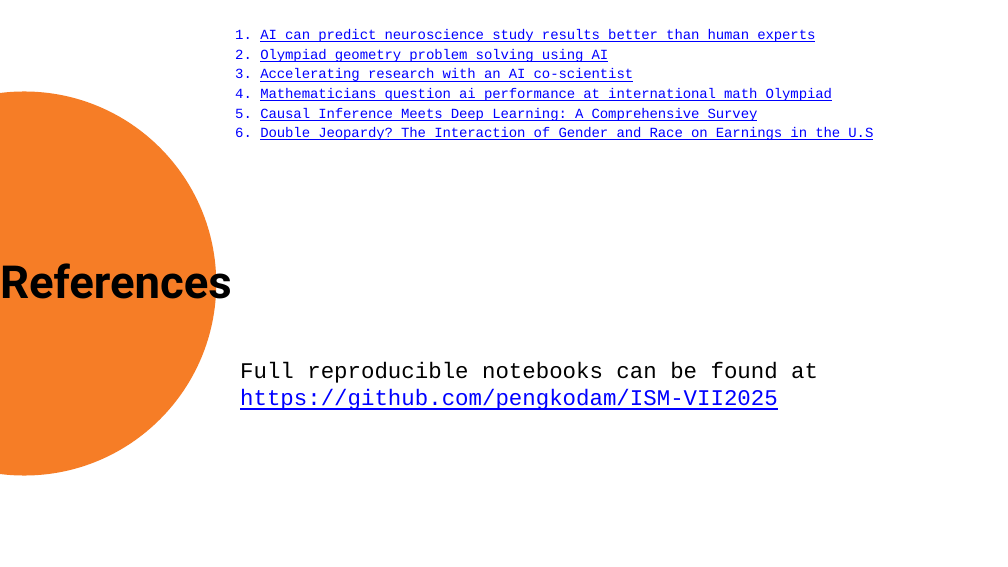
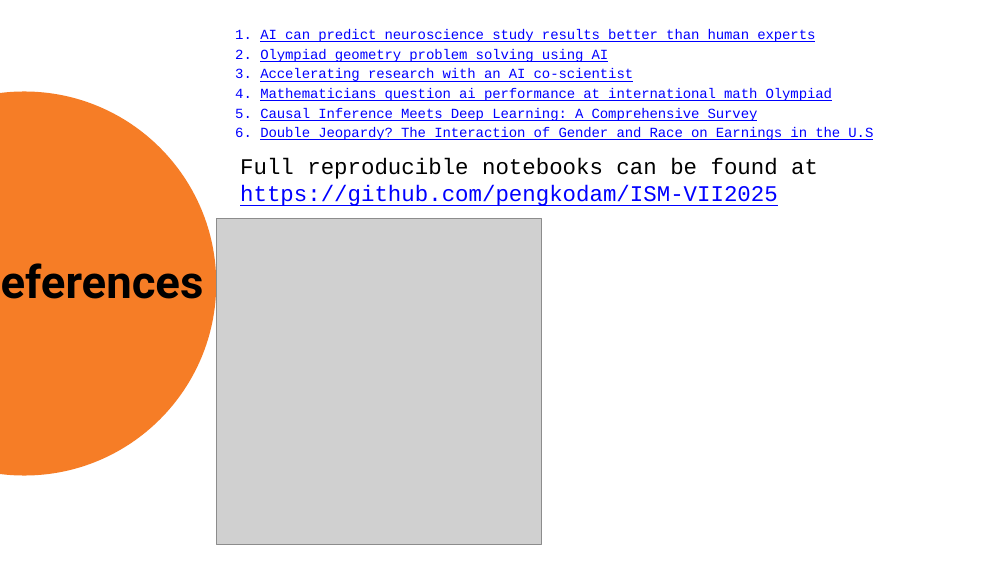
Before and after one commit to pengkodam/ISM-VII2025, a slide deck: slide 25 of ISM Plenary.pptx. Drawn at 1008x567 pixels with LibreOffice and Linux fonts; fonts in the diff are those of the drawing; grey boxes stand for pictures. Boxes give left, top, right and bottom in pixels: in the first picture for what was removed or moved away, otherwise in the second. Text is boxed around its words. In the diff, an @@ line names an element or a change of style, - is before the commit and + after.

Commit message:
update

```diff
--- a/ISM Plenary.pptx
+++ b/ISM Plenary.pptx
@@ text "Full reproducible notebooks can be ...": place and size @@
-text "Full reproducible notebooks can be ..." at (240,362,818,410)
+text "Full reproducible notebooks can be ..." at (240,158,818,206)
@@ picture added at (216,219,542,544) @@
@@ text "References" rewrapped from (0,257,232,309) to (0,263,204,299) @@
```
